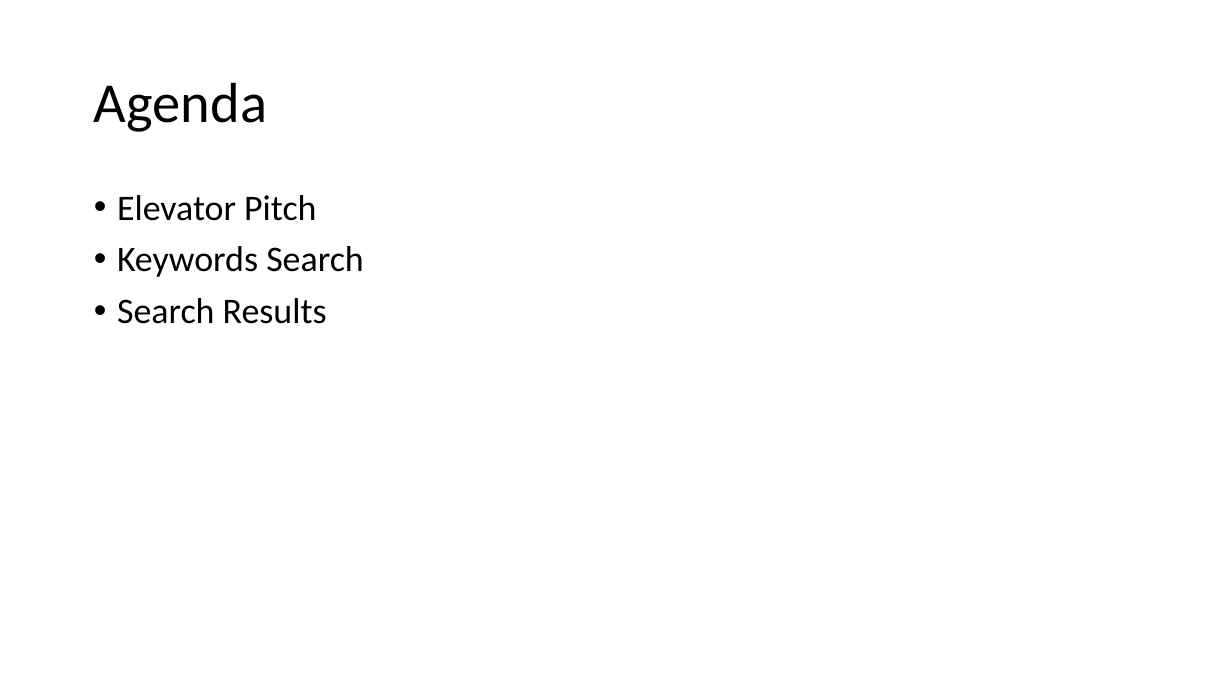
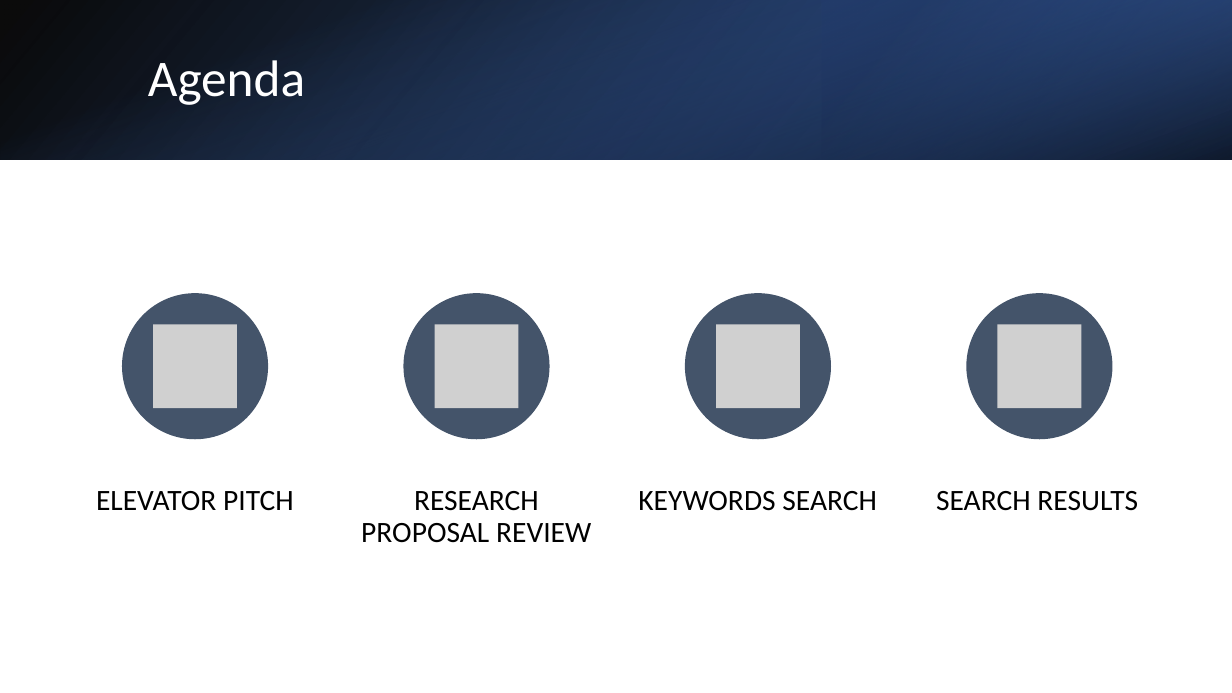
Before and after one commit to ofithcheallaigh/phd, a slide deck: slide 2 of Presentations/Supervisor Meetings/2024/20240209.pptx. Drawn at 1232x693 pixels with LibreOffice and Linux fonts; fonts in the diff are those of the drawing; grey boxes stand for pictures. Boxes give left, top, right and bottom in pixels: in the first picture for what was removed or moved away, otherwise in the second. Text is boxed around its words. In the diff, an @@ line names an element or a change of style, - is before the commit and + after.

```diff
--- a/Presentations/Supervisor Meetings/2024/20240209.pptx
+++ b/Presentations/Supervisor Meetings/2024/20240209.pptx
@@ rectangle added at bbox=[0, 0, 1232, 159], fill gradient #000000 to #2F5597 @@
@@ rectangle added at bbox=[0, 0, 1232, 159], fill gradient #4472C4 to #000000 @@
@@ rectangle added at bbox=[822, 0, 1232, 159], fill gradient #203864 to #4472C4 @@
@@ title "Agenda": place and size @@
-title "Agenda" at bbox=[94, 82, 267, 132]
+title "Agenda" at bbox=[148, 60, 305, 105]
@@ title "Agenda" at bbox=[148, 60, 305, 105]: size 44 to 40 pt, text colour #000000 to #FFFFFF @@
@@ text removed at bbox=[117, 195, 364, 324] @@
-• Elevator Pitch
-• Keywords Search
-• Search Results
@@ group added at bbox=[96, 293, 1138, 543]: 4 ellipses, 4 pictures, 4 texts @@
+ELEVATOR PITCH
+RESEARCH PROPOSAL REVIEW
+KEYWORDS SEARCH
+SEARCH RESULTS
```
Also in this commit, not shown: 2 other slides changed, 1 slide added.
